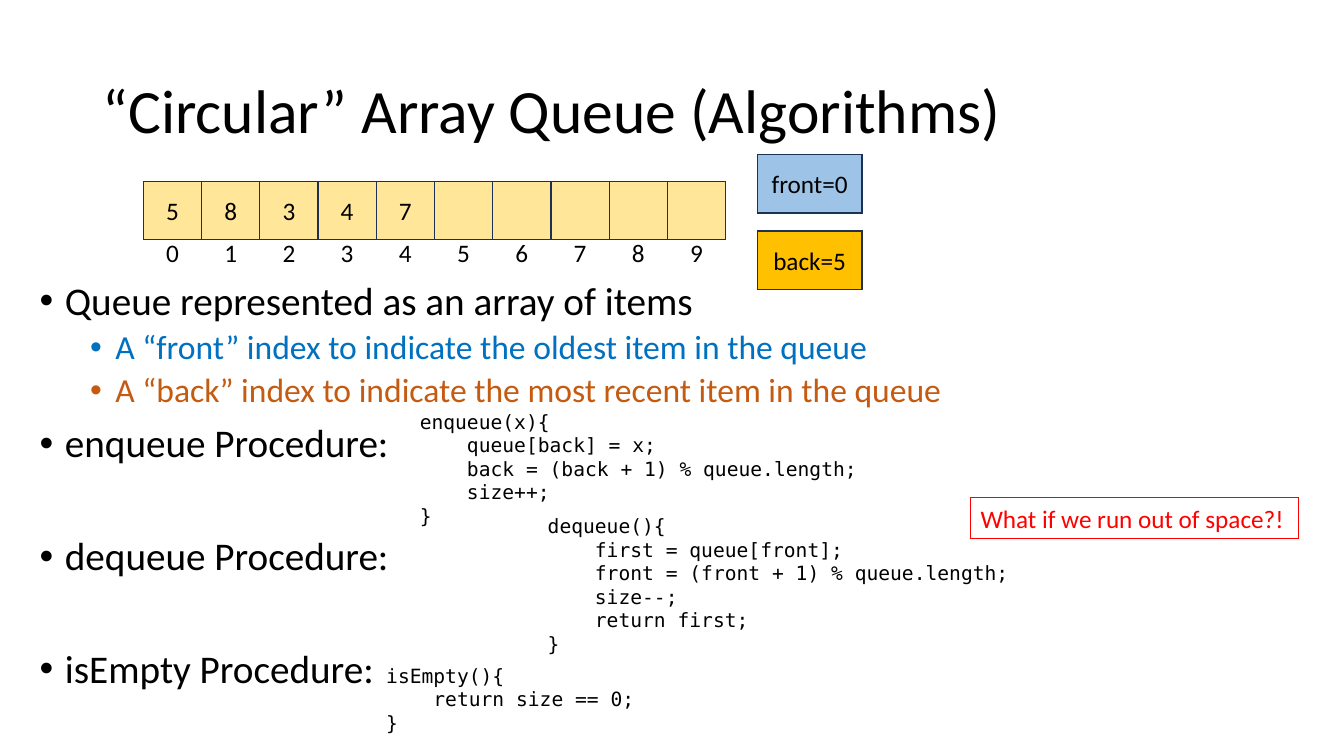
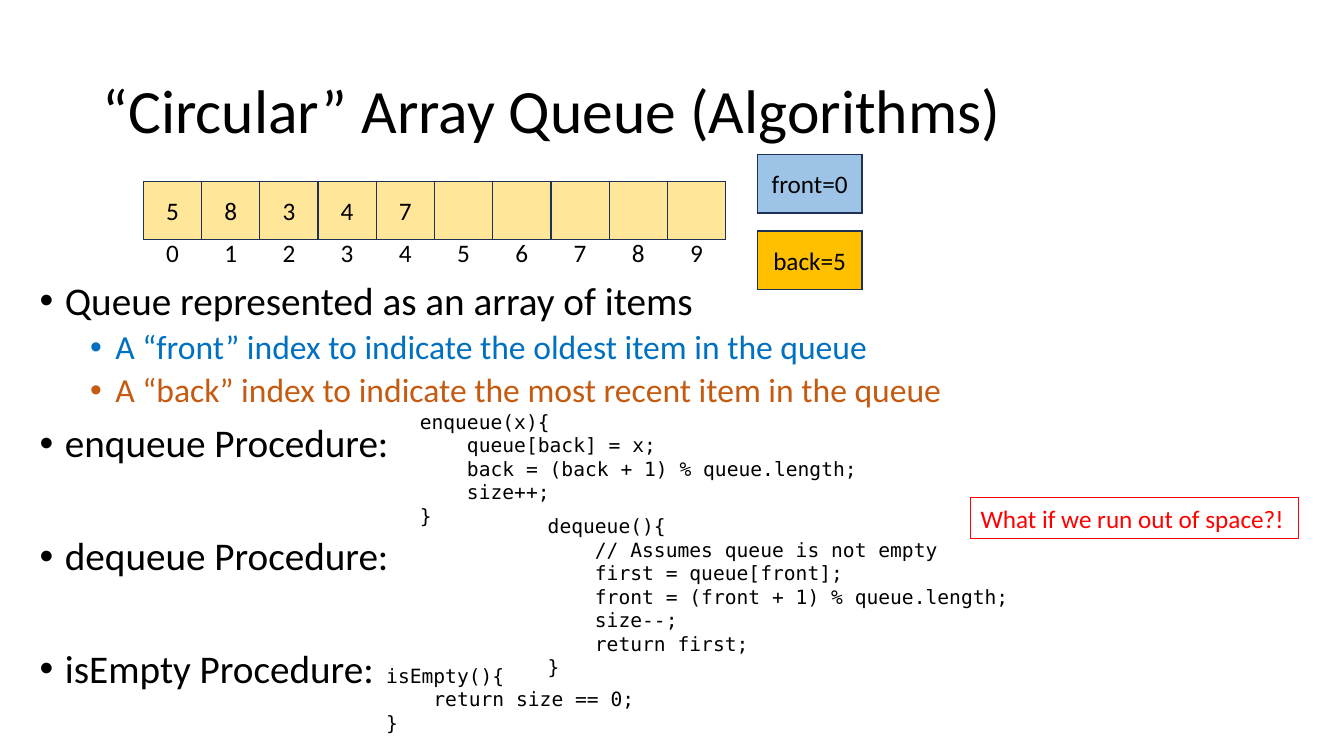
Before and after one commit to natebrunelle/cse332, a slide deck: slide 18 of markdown/files/slides/lecture1_intro_Aink.pptx. Drawn at 1344x756 pixels with LibreOffice and Linux fonts; fonts in the diff are those of the drawing. Boxes give left, top, right and bottom in pixels: in the first picture for what was removed or moved away, otherwise in the second. Text is boxed around its words. In the diff, an @@ line names an element or a change of style, - is before the commit and + after.

```diff
--- a/markdown/files/slides/lecture1_intro_Aink.pptx
+++ b/markdown/files/slides/lecture1_intro_Aink.pptx
@@ text at (630, 542, 937, 561): paragraph added @@
+// Assumes queue is not empty
```
Also in this commit, not shown: 3 other slides changed, 6 other files.
